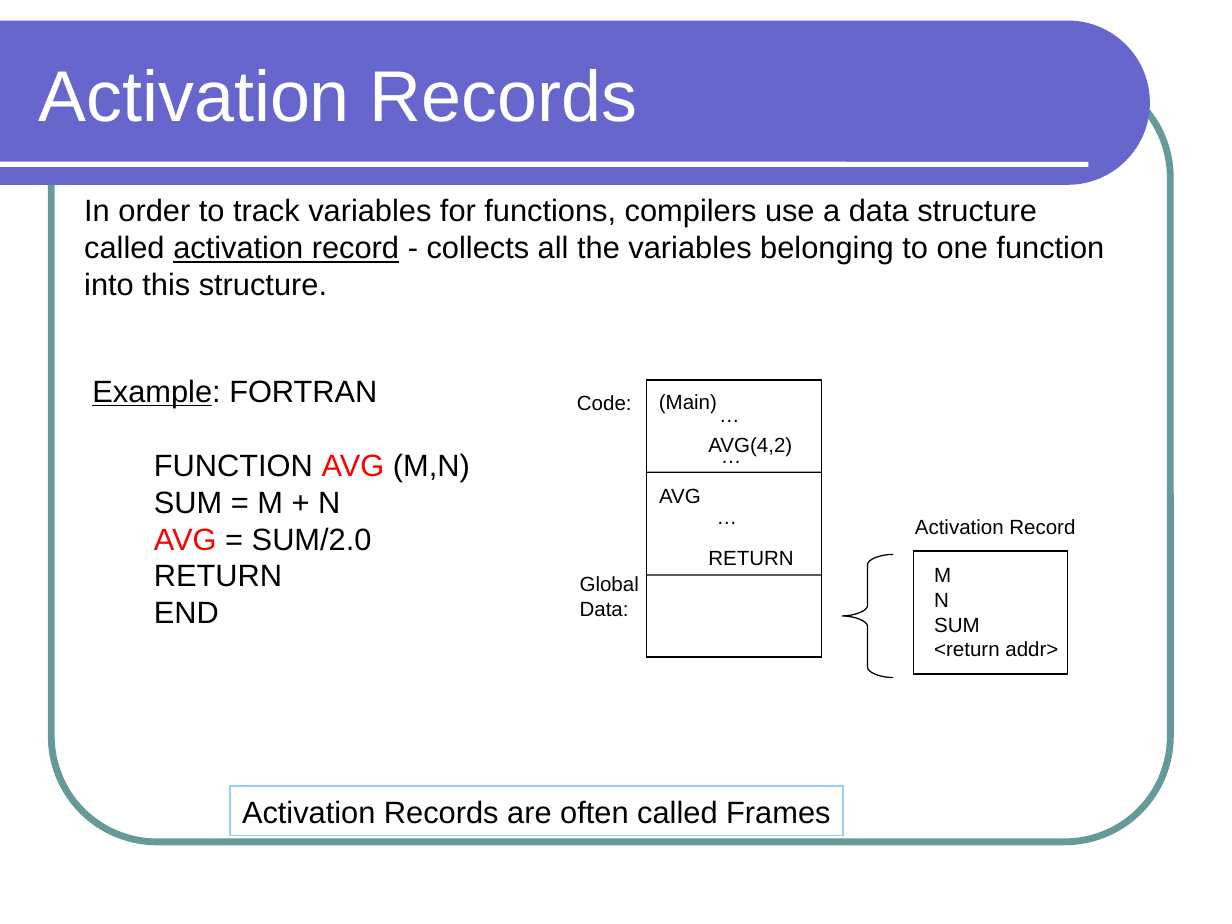
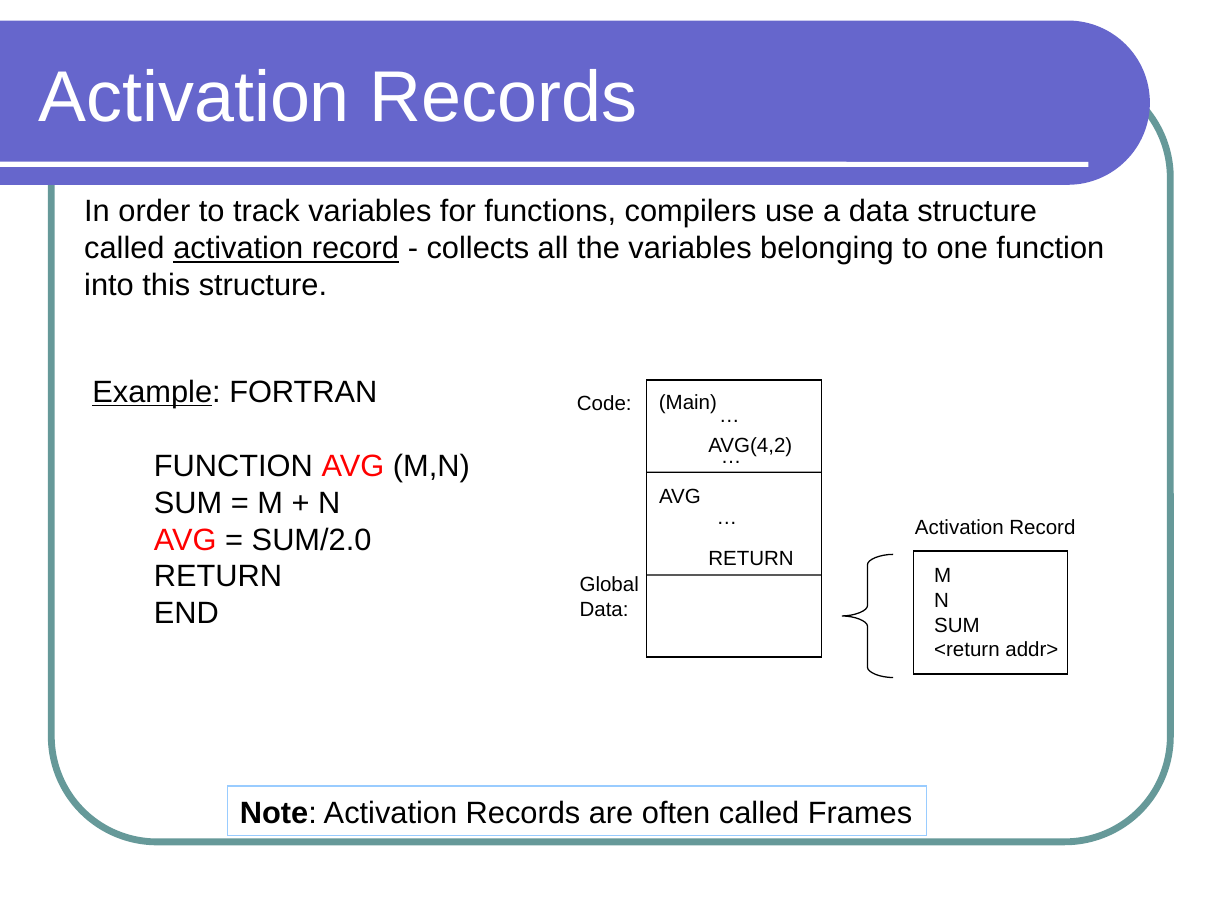
Before and after one commit to lutzhamel/CSC301, a slide deck: slide 4 of notes/csc301-ln016.ppt (slide 3 before the commit). Drawn at 1232x924 pixels with LibreOffice and Linux fonts; fonts in the diff are those of the drawing. Boxes give left, top, right and bottom in pixels: in the first picture for what was removed or moved away, otherwise in the second. Text is boxed around its words. In the diff, an @@ line names an element or a change of style, - is before the commit and + after.

```diff
--- a/notes/csc301-ln016.ppt
+++ b/notes/csc301-ln016.ppt
@@ rectangle "Note: Activation Records are often ...": place and size @@
-rectangle "Note: Activation Records are often ..." at bbox=[230, 786, 844, 835]
+rectangle "Note: Activation Records are often ..." at bbox=[228, 786, 926, 835]
@@ text in rectangle at bbox=[240, 800, 912, 824]: text changed @@
-Activation Records are often called Frames
+Note: Activation Records are often called Frames
```
Also in this commit, not shown: 2 other slides changed, 1 slide added, 7 other files.
